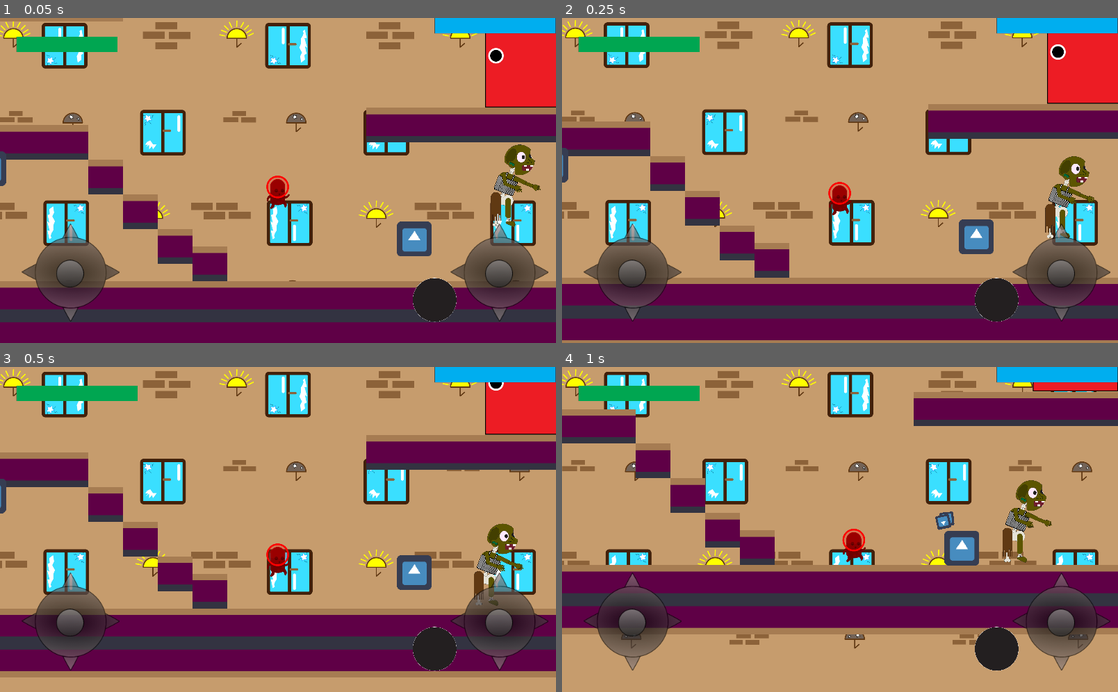
Above: before the commit, frames 1-4 (two rows, left to right).
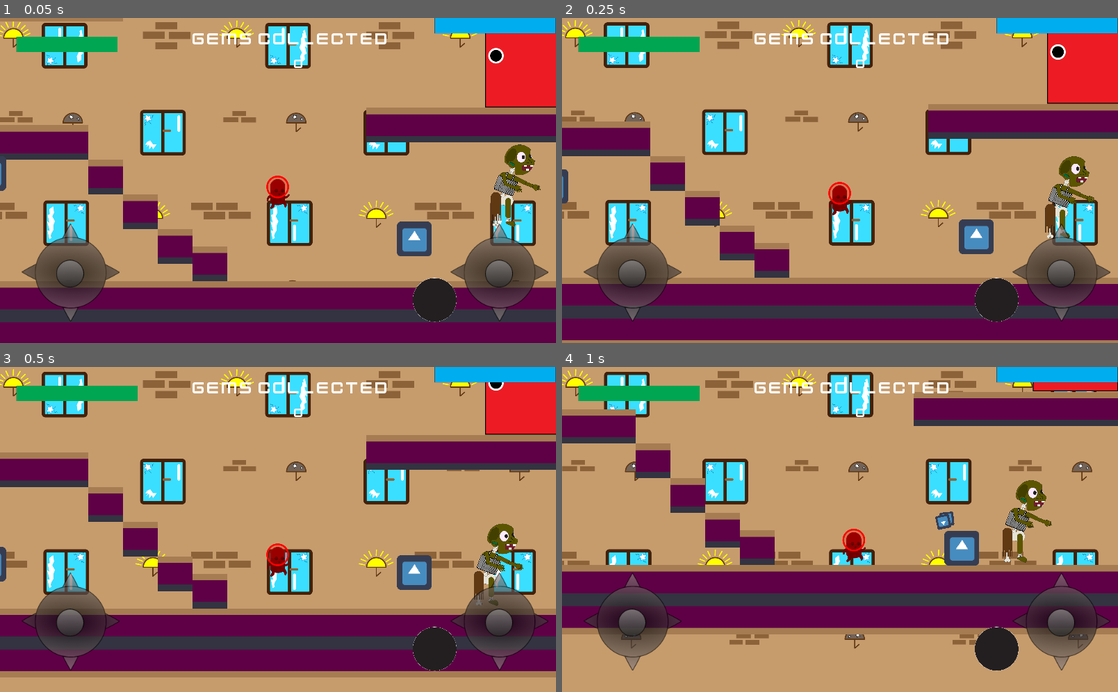
Above: after the commit, the same moments.

Repository: Tomisin127/Enigmatic-Games
Game: Godot game, scene res://scenes/level1.tscn
The game is run twice, just before and just after one commit, with the same random seed, the same clock (stepped at 60 frames per second) and the same inputs. The engine's default icon, where the game draws it, is replaced by a stand-in: a white triangle on a blue panel in a dark square.
Inputs (mouse positions are in pixels of both pictures, inside the frame that each line leads up to):
- Up to frame 1 (0.05 s): no input
- Up to frame 2 (0.25 s): no input
- Up to frame 3 (0.5 s): no input
- Up to frame 4 (1 s): tap Enter (ui_accept) at 0.5, 0.77 s; move the mouse to (962, 513) at 0.52 s; hold Right (ui_right) from 0.53 s (still down); hold Home (ui_home) from 0.53 s (still down); click (962, 513) at 0.67 s

The runs differ from the first frame. In frame 1, 0.6% of the frame differs, in the area x 0-70%, y 4-54%; in frame 2, 0.7%; in frame 3, 0.8%, in the area x 0-70%, y 4-67%; in frame 4, 0.6%.

Commit message:
some other changes to the gem scenes
reorganizing the codes and commenting too

Diff:
--- a/heights_of_glory/heights_of_glory/scenes/enemy.tscn
+++ b/heights_of_glory/heights_of_glory/scenes/enemy.tscn
@@ -20,7 +20,9 @@
 "_edit_group_": true
 }
 
-[node name="zombie" type="Area2D" parent="."]
+[node name="zombie" type="Area2D" parent="." groups=[
+"enemy",
+]]
 editor/display_folded = true
 
 [node name="sprite" type="Sprite" parent="zombie"]
--- a/heights_of_glory/heights_of_glory/scenes/gems.tscn
+++ b/heights_of_glory/heights_of_glory/scenes/gems.tscn
@@ -1,14 +1,35 @@
-[gd_scene load_steps=3 format=2]
+[gd_scene load_steps=5 format=2]
 
-[ext_resource path="res://icon.png" type="Texture" id=1]
+[ext_resource path="res://scripts/gems.gd" type="Script" id=1]
+[ext_resource path="res://icon.png" type="Texture" id=2]
 
 [sub_resource type="CircleShape2D" id=1]
 radius = 32.0375
 
-[node name="gems" type="Area2D"]
+[sub_resource type="CircleShape2D" id=2]
+radius = 35.2004
+
+[node name="gems" type="RigidBody2D" groups=[
+"gems",
+]]
+gravity_scale = 9.81
+applied_torque = 3.142
+script = ExtResource( 1 )
 
 [node name="Sprite" type="Sprite" parent="."]
-texture = ExtResource( 1 )
+texture = ExtResource( 2 )
 
 [node name="collision" type="CollisionShape2D" parent="."]
 shape = SubResource( 1 )
+
+[node name="life_time" type="Timer" parent="."]
+wait_time = 5.0
+autostart = true
+
+[node name="gem_area" type="Area2D" parent="."]
+
+[node name="collision" type="CollisionShape2D" parent="gem_area"]
+shape = SubResource( 2 )
+
+[connection signal="timeout" from="life_time" to="." method="_on_life_time_timeout"]
+[connection signal="body_entered" from="gem_area" to="." method="_on_gem_area_body_entered"]
--- a/heights_of_glory/heights_of_glory/scenes/hud.tscn
+++ b/heights_of_glory/heights_of_glory/scenes/hud.tscn
@@ -6,6 +6,16 @@
 [ext_resource path="res://sprites/HUD_sprites/attack.png" type="Texture" id=4]
 [ext_resource path="res://scenes/analog.tscn" type="PackedScene" id=5]
 [ext_resource path="res://scenes/shoot_joystick.tscn" type="PackedScene" id=6]
+[ext_resource path="res://fonts/KenVector Future.ttf" type="DynamicFontData" id=7]
+
+[sub_resource type="DynamicFont" id=1]
+size = 32
+outline_color = Color( 0.698039, 0.168627, 0.168627, 1 )
+font_data = ExtResource( 7 )
+
+[sub_resource type="DynamicFont" id=2]
+size = 25
+font_data = ExtResource( 7 )
 
 [node name="hud" type="Node"]
 script = ExtResource( 1 )
@@ -53,3 +63,23 @@
 
 [node name="shoot_joystick" parent="CanvasLayer/Control" instance=ExtResource( 6 )]
 position = Vector2( 920, 470 )
+
+[node name="gems_text" type="Label" parent="CanvasLayer/Control"]
+margin_left = 352.0
+margin_top = 21.0
+margin_right = 719.0
+margin_bottom = 96.0
+custom_fonts/font = SubResource( 1 )
+text = "GEMS COLLECTED
+"
+align = 1
+
+[node name="gems_collected" type="Label" parent="CanvasLayer/Control"]
+margin_left = 500.0
+margin_top = 70.0
+margin_right = 602.0
+margin_bottom = 131.0
+custom_fonts/font = SubResource( 2 )
+text = "0
+"
+align = 1
--- a/heights_of_glory/heights_of_glory/scenes/player.tscn
+++ b/heights_of_glory/heights_of_glory/scenes/player.tscn
@@ -60,4 +60,6 @@
 wait_time = 5.0
 autostart = true
 
+[connection signal="area_entered" from="player_area" to="." method="_on_player_area_area_entered"]
+[connection signal="body_entered" from="player_area" to="." method="_on_player_area_body_entered"]
 [connection signal="timeout" from="WaitAfterIdle" to="." method="_on_WaitAfterIdle_timeout"]
--- a/heights_of_glory/heights_of_glory/scripts/Analog.gd
+++ b/heights_of_glory/heights_of_glory/scripts/Analog.gd
@@ -1,4 +1,8 @@
 extends Node2D
+
+#flip sprite when the analog is moved left ot right
+signal flip_left
+signal flip_right
 
 signal move
 
@@ -32,8 +36,11 @@
 			return
 
 	if getIsDrag(event) and pressed == 1:
+
+
 		var dirBigCir_dirEnvt = event.position - bigCircle.get_global_position()
 		distance = getDistance(dirBigCir_dirEnvt.x, 0, dirBigCir_dirEnvt.y, 0)
+
 		if distance > halfBigCircleSize:
 			smallCircle.set_position(dirBigCir_dirEnvt.normalized() * halfBigCircleSize)
 		else:
@@ -48,8 +55,12 @@
 
 func _process(delta):
 		#normalized() reduces the magnitude of the vector to 1 while maintaining the direction
-		if thereIsEventInput and vectorToEmit:
-			emit_signal_move(vectorToEmit / halfBigCircleSize)
+	if thereIsEventInput and vectorToEmit:
+		emit_signal_move(vectorToEmit / halfBigCircleSize)
+
+
+
+
 
 
 func toggleVisible(value):
@@ -74,6 +85,17 @@
 		return true
 
 func _on_Pressed(event):
+
+	#THIS CODE EMIT SIGNAL THAT WILL FLIP THE SPRITE ACCORDING TO THE MOVEMENT OF THE ANALOG
+	#IT WORKS BUT NOT PERFECTLY
+
+	#if event.get_position().x <270:
+		#emit_signal("flip_left")
+
+	#elif event.get_position().x >290:
+		#emit_signal("flip_right")
+
+
 	var eventPos = event.get_position()
 
 	if not eventPos or not eventPos.x or not eventPos.y:
--- a/heights_of_glory/heights_of_glory/scripts/enemy.gd
+++ b/heights_of_glory/heights_of_glory/scripts/enemy.gd
@@ -127,18 +127,22 @@
 
 func enemy_jump_over_boxes(box_collision):
 	if box_collide==true:
-		print("jump over boxes")
+		#print("jump over boxes")
 		linear_velocity.y-=10
 
 
 	elif box_collide==false:
 		box_collide=false
-		print("body collide is now false")
+		#print("body collide is now false")
 
 	pass
 
 
 func _on_zombie_body_entered(body):
+
+	if body.is_in_group("player"):
+		print("eat player")
+
 	#if zombie body is in body of box
 	if body.is_in_group("box"):
 		print("BOXES COLLIDE")
--- /dev/null
+++ b/heights_of_glory/heights_of_glory/scripts/gems.gd
@@ -0,0 +1,19 @@
+extends RigidBody2D
+
+# Called when the node enters the scene tree for the first time.
+func _ready():
+
+	pass # Replace with function body.
+
+
+func _on_life_time_timeout():
+	queue_free()
+	pass # Replace with function body.
+
+#if the body that enters the gem is player
+#increase gem count
+func _on_gem_area_body_entered(body):
+	if body.is_in_group("player"):
+		global.collected_gems +=1
+		queue_free()
+	pass # Replace with function body.
--- a/heights_of_glory/heights_of_glory/scripts/global.gd
+++ b/heights_of_glory/heights_of_glory/scripts/global.gd
@@ -2,9 +2,14 @@
 
 func _ready():
 	pass
+
+#gems collected by the player
+var collected_gems = 0
 
 #first player
 var endurance : int = 300
 
 #player skills
 var magnum_skills:int = 0
+
+var enemy_damage_to_player: int =200
--- a/heights_of_glory/heights_of_glory/scripts/level1.gd
+++ b/heights_of_glory/heights_of_glory/scripts/level1.gd
@@ -11,6 +11,10 @@
 
 
 func _ready():
+	#connect the signal that will flip the sprite when the analogy is moved
+	$hud/CanvasLayer/Control/Analog.connect("flip_left",$player,"flip_sprite_left")
+	$hud/CanvasLayer/Control/Analog.connect("flip_right", $player, "flip_sprite_right")
+
 	#call the on spawn timeout, so that the gems can spawn on the screen
 	_on_gem_spawn_time_timeout()
 
@@ -24,6 +28,8 @@
 	pass
 
 func _process(delta):
+	#set the collected gems on the screen
+	$hud/CanvasLayer/Control/gems_collected.text=str(global.collected_gems)
 	pass
 
 	#function that spawns the gems
--- a/heights_of_glory/heights_of_glory/scripts/player.gd
+++ b/heights_of_glory/heights_of_glory/scripts/player.gd
@@ -75,6 +75,7 @@
 	pass
 
 func _physics_process(delta):
+
 
 	#update the player's mana bar
 	get_parent().get_node("hud/CanvasLayer/Control/player_mana").value =player_mana
@@ -225,34 +226,35 @@
 
 #this is the function that takes
 func take_damage(hit:int):
-	player_health -= hit
-
-	if player_health > 0:
-		player_health = min(player_health + player_health_regen * get_physics_process_delta_time()  ,5000)
-	# prevent playing both stagger and death animation if health <= 0
-	"""if global.player_health > 0:
-		self.player_stagger_animation()
-
-	else:
-		self.player_death_animation()"""
-
-
 	#Lazy
-
 	#clamp set a limit for the value
 	player_health = clamp((player_health - hit),0,5000)
 	emit_signal("sg_health_change",player_health)
-	if player_health == 0:
+
+	print(player_health)
+
+	if is_alive():
+		#stagger animation can be here
+		player_health = min(player_health + player_health_regen * get_physics_process_delta_time()  ,100)
+
+	# player_dies
+	elif not is_alive():
 		die()
-	else:
-		#play hurt animation
-		pass
+
+	pass
+
+
 
 #player as died
-func _on_health_depleted():
-	if player_health < 0:
-		set_physics_process(false)
-
+func die():
+
+	#a dead man cant be walking around, downside is that no gravity is also applied to the body
+	set_physics_process(false)
+	#plays death animation
+	#use yield to hold the method
+	emit_signal("sg_player_dead",position)
+	print("I AM THE PLAYER AND I HAVE DIED")
+	pass
 
 func mana_delay_and_regenerate(change):
 	if player_mana >=5:
@@ -294,19 +296,10 @@
 
 	pass
 
-#lazy
-func die():
-	#a dead man cant be walking around, downside is that no gravity is also applied to the body
-	set_physics_process(false)
-	#plays death animation
-	#use yield to hold the method
-	emit_signal("sg_player_dead",position)
-	queue_free()
-
-	pass
 
 	#no explanation yet
 func move(delta):
+
 	var velocity = Vector2()
 	var nextPosition = position
 
@@ -316,10 +309,29 @@
 		velocity = velocity * speed
 
 	nextPosition += velocity * delta
-	nextPosition.x = clamp(nextPosition.x, 0, screensize.x)
-	nextPosition.y = clamp(nextPosition.y, 0, screensize.y)
+	nextPosition.x = clamp(nextPosition.x, -16, screensize.x+300)
+	nextPosition.y = clamp(nextPosition.y, -16, screensize.y+300)
 
 	position = nextPosition
+
 
 func _on_JoystickMove(vector):
 	joystickVector = vector
+
+
+#this function are emitted when the analog is flipped
+func flip_sprite_left():
+	print("function is emitted")
+	$sprite.flip_h=1
+	pass
+func flip_sprite_right():
+	$sprite.flip_h=0
+	pass
+
+func _on_player_area_area_entered(area):
+		#if the enemy is in the player area, the player takes damage
+	if area.is_in_group("enemy"):
+		print("ATTTCGGCGCHCHC")
+		#it takes damage and kills the player
+		take_damage(global.enemy_damage_to_player)
+	pass # Replace with function body.
--- a/heights_of_glory/heights_of_glory/scripts/shoot_joystick.gd
+++ b/heights_of_glory/heights_of_glory/scripts/shoot_joystick.gd
@@ -71,7 +71,7 @@
 
 func emit_signal_shoot(value):
 		emit_signal('shoot_signal',easing(value))
-		print(value)
+
 
 func getIsDrag(event):
 	if event is InputEventMouseMotion or event is InputEventScreenDrag:
Binary file added: heights_of_glory/heights_of_glory/fonts/KenVector Future.ttf
Not shown: 1 places in heights_of_glory/heights_of_glory/scenes/hud.tscn that only renumber resources
